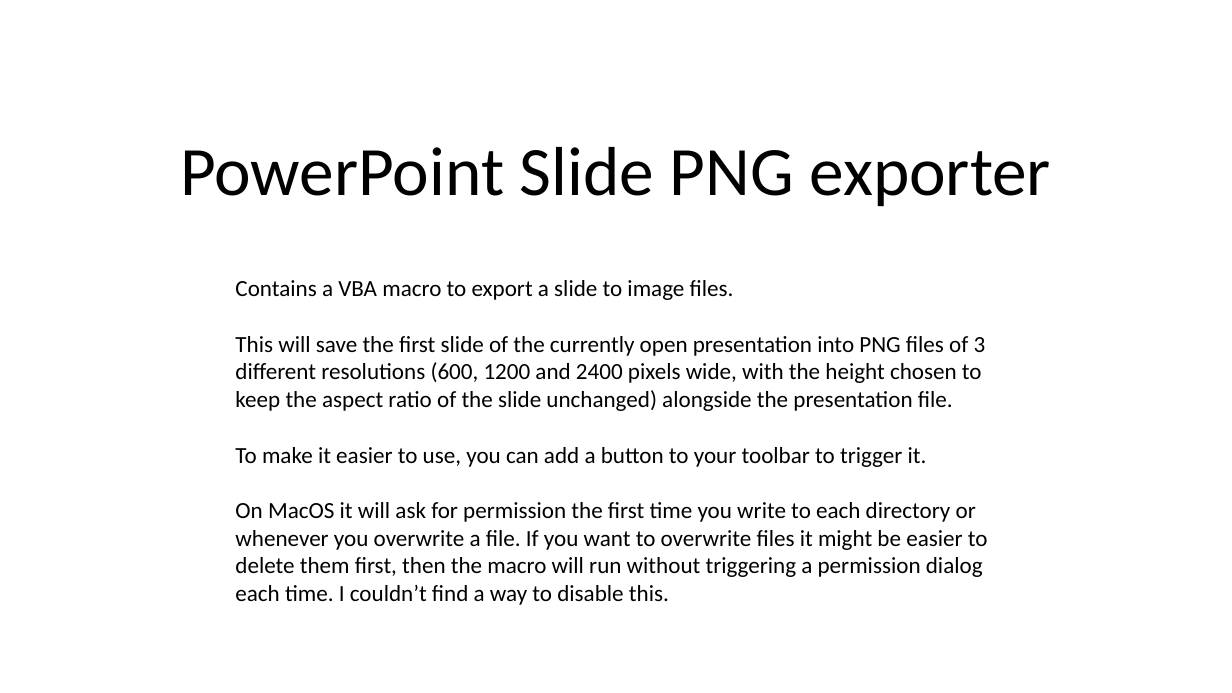
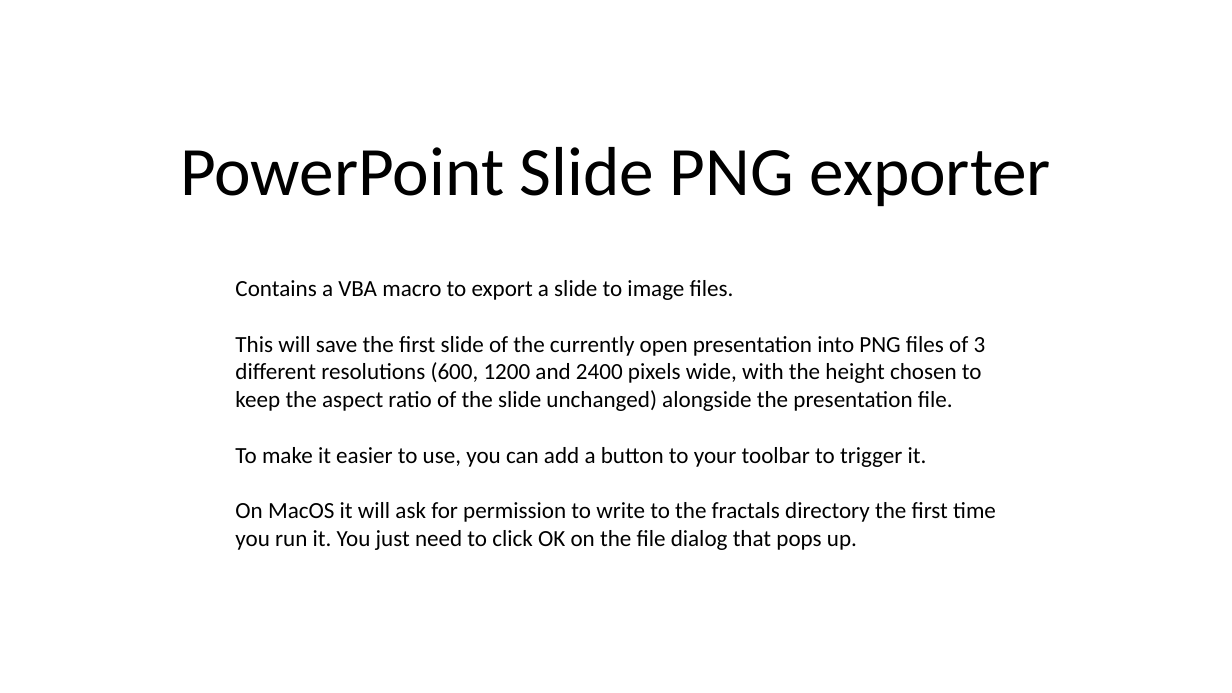
Before and after one commit to emlyn/PowerPointFractals, a slide deck: slide 1 of scripts/Export.pptm. Drawn at 1232x693 pixels with LibreOffice and Linux fonts; fonts in the diff are those of the drawing. Boxes give left, top, right and bottom in pixels: in the first picture for what was removed or moved away, otherwise in the second. Text is boxed around its words. In the diff, an @@ line names an element or a change of style, - is before the commit and + after.

Commit message:
Improve file access in macro

```diff
--- a/scripts/Export.pptm
+++ b/scripts/Export.pptm
@@ text at <box>235,502,996,550</box>: text changed @@
-On MacOS it will ask for permission the first time you write to each directory or whenever you overwrite a file. If you want to overwrite files it might be easier to delete them first, then the macro will run without triggering a permission dialog each time. I couldn’t find a way to disable this.
+On MacOS it will ask for permission to write to the fractals directory the first time you run it. You just need to click OK on the file dialog that pops up.
```
Also in this commit, not shown: 1 other file.
